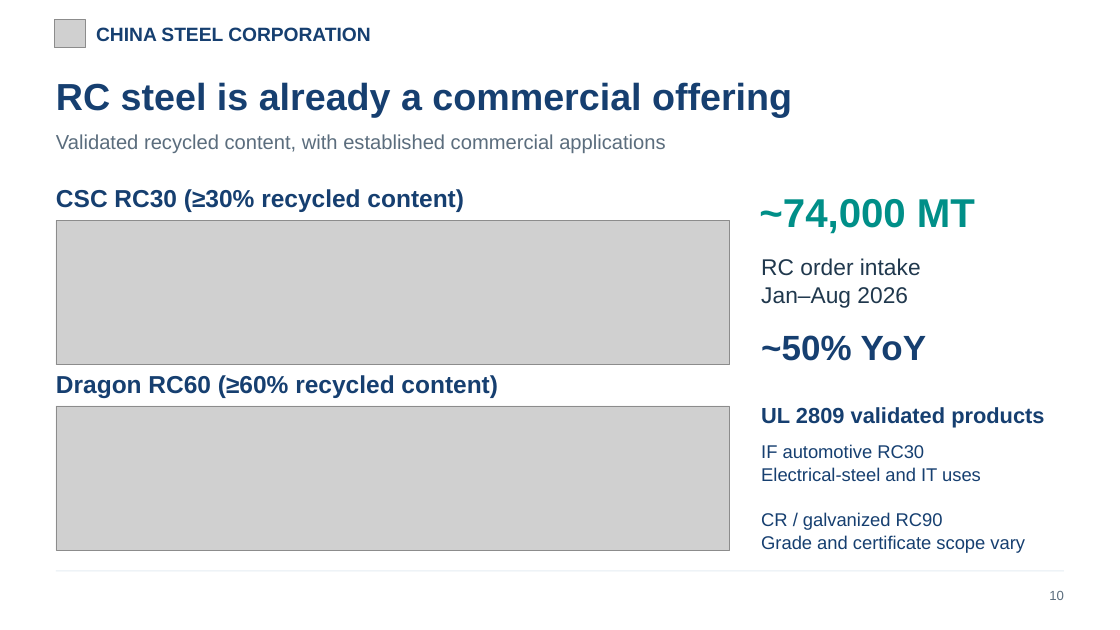
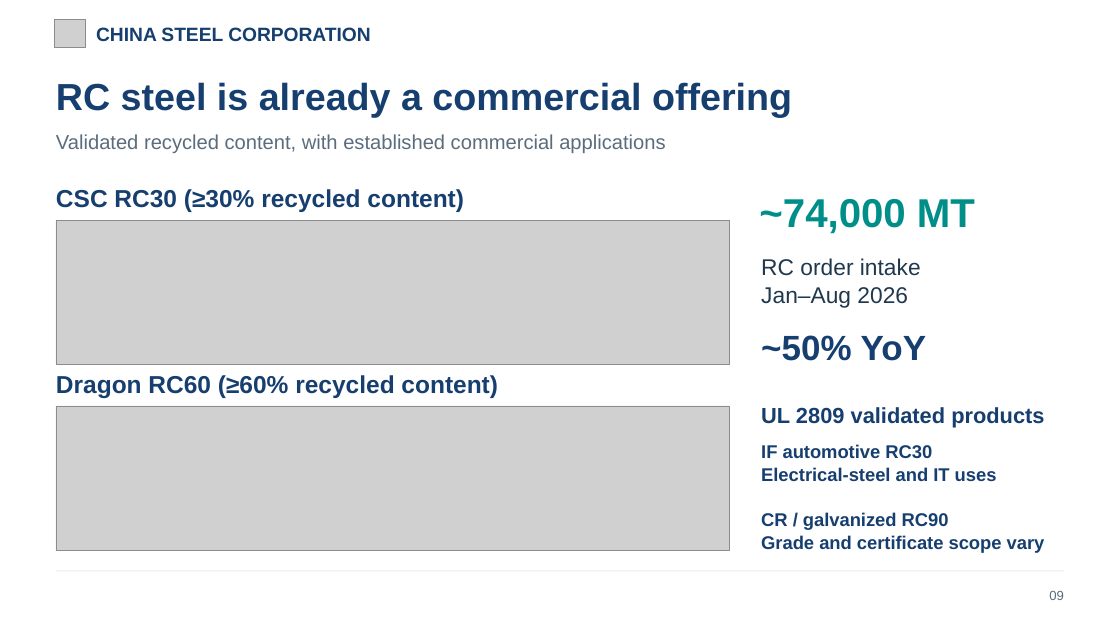
Before and after one commit to evawang0328/csc-germany-uk-trip-2026, a slide deck: slide 10 of CSC_Europe_Nov2026_20261109.pptx. Drawn at 1120x630 pixels with LibreOffice and Linux fonts; fonts in the diff are those of the drawing; grey boxes stand for pictures. Boxes give left, top, right and bottom in pixels: in the first picture for what was removed or moved away, otherwise in the second. Text is boxed around its words. In the diff, an @@ line names an element or a change of style, - is before the commit and + after.

```diff
--- a/CSC_Europe_Nov2026_20261109.pptx
+++ b/CSC_Europe_Nov2026_20261109.pptx
@@ text "IF automotive RC30" at box(761, 444, 1045, 553): bold on @@
@@ text at box(1049, 591, 1064, 600): text changed @@
-10
+09
```
Also in this commit, not shown: 3 other slides changed, 2 slides added, 1 slide removed, 1 other file.
